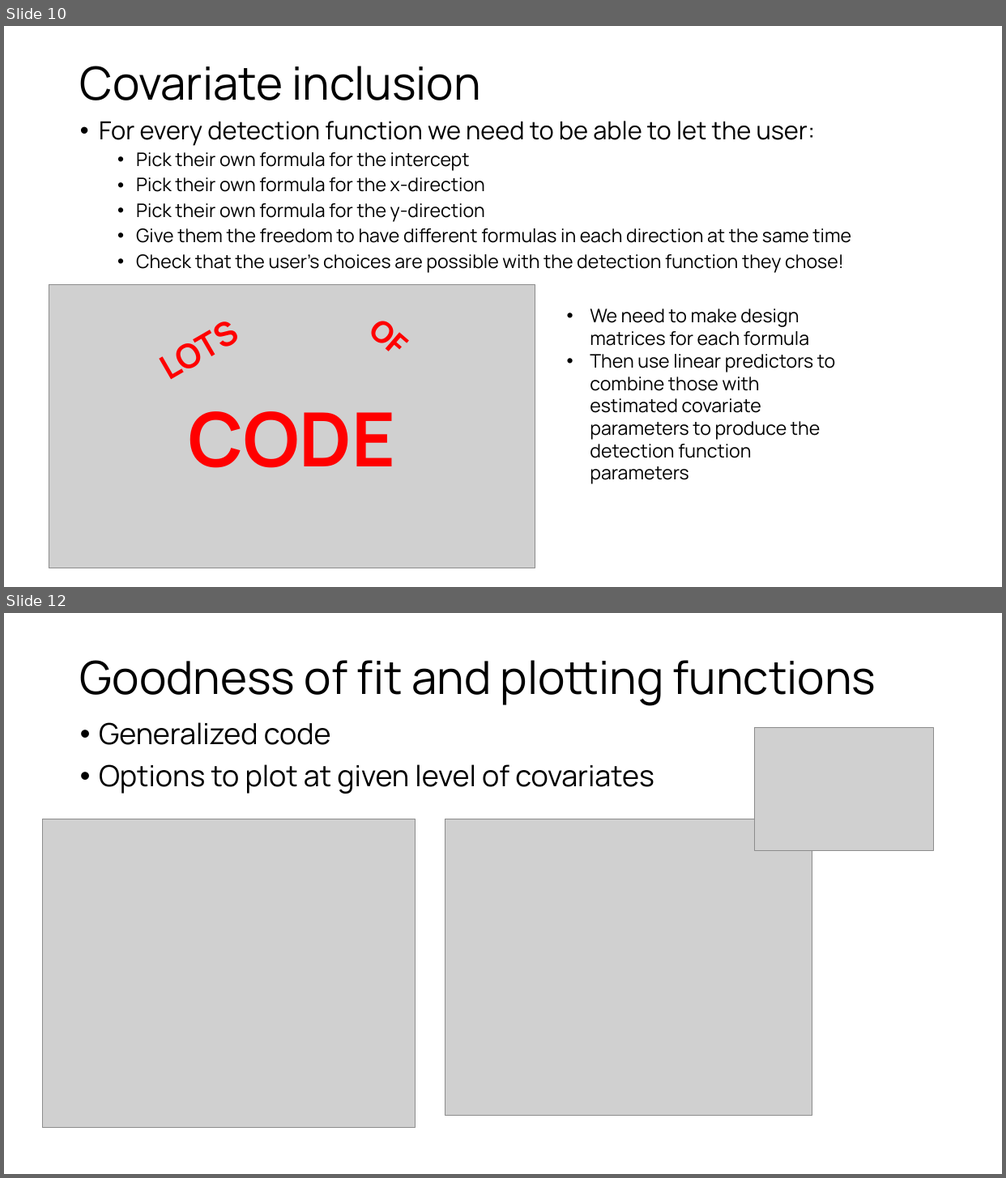
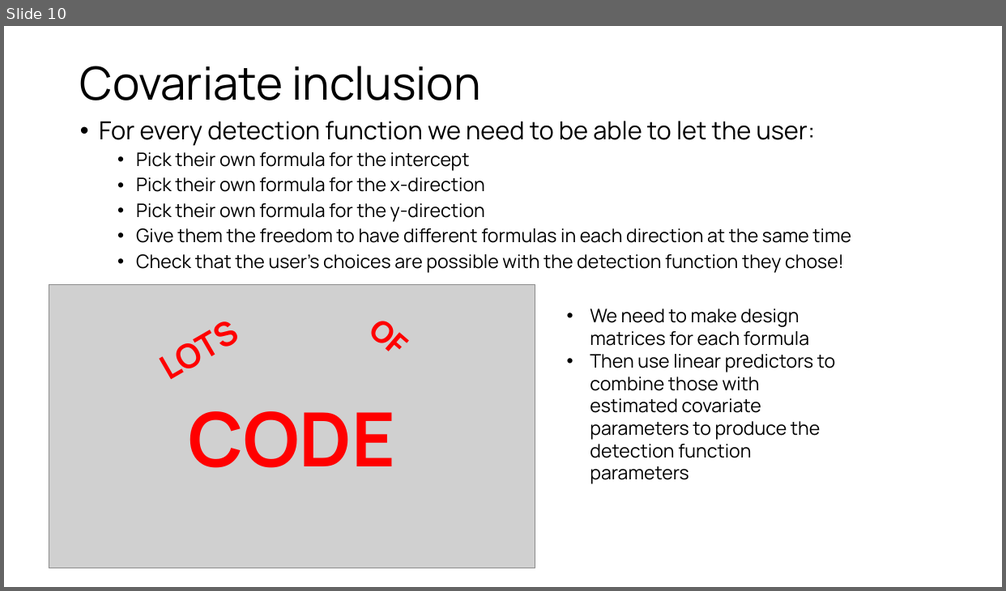
Before and after one commit to calliste-fagard-jenkin/LT2D-work, a slide deck: presentation.pptx. Shown one above the other, each under a label of ours: slides 10 and 12 before the commit, slide 10 after it; the slides between them are not shown. The pictures are 1006x1178 and 1006x591 pixels, drawn with LibreOffice and Linux fonts; fonts in the diff are those of the drawing; grey boxes stand for pictures. Boxes give left, top, right and bottom in pixels: in the first picture for what was removed or moved away, otherwise in the second. Text is boxed around its words. In the diff, an @@ line names an element or a change of style, - is before the commit and + after.

```diff
--- a/presentation.pptx
+++ b/presentation.pptx
@@ slide 12 removed at [4,613,1002,1174], background #FFFFFF @@
@@ title removed at [80,660,876,706] @@
-Goodness of fit and plotting functions
@@ text removed at [99,722,654,794] @@
-• Generalized code
-• Options to plot at given level of covariates
@@ picture removed at [755,727,934,850] @@
@@ picture removed at [42,819,415,1127] @@
@@ picture removed at [445,819,812,1115] @@
```
Also in this commit, not shown: 4 slides changed, 1 slide added, 3 other slides removed, 13 other files.
